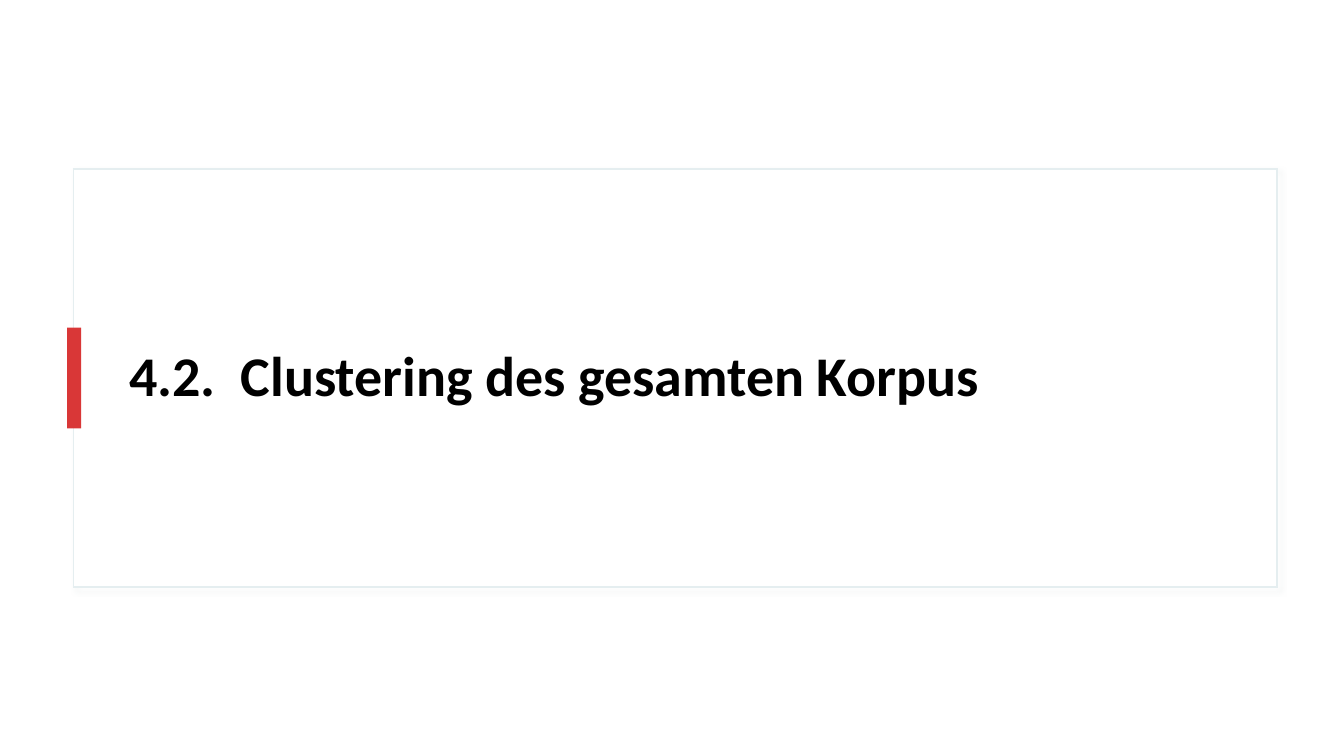
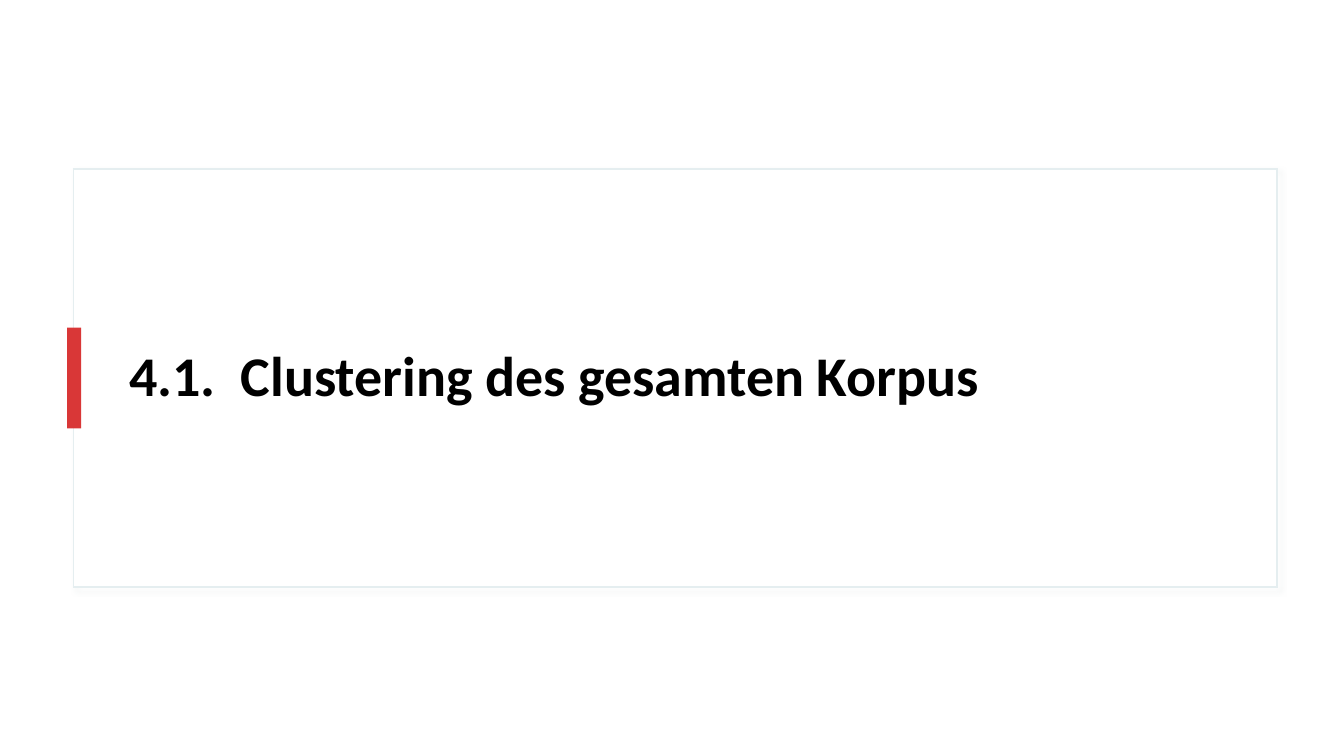
Before and after one commit to realjanpaulus/clusterpoems, a slide deck: slide 17 of presentation/clustering_presentation.pptx (slide 20 before the commit). Drawn at 1344x756 pixels with LibreOffice and Linux fonts; fonts in the diff are those of the drawing. Boxes give left, top, right and bottom in pixels: in the first picture for what was removed or moved away, otherwise in the second. Text is boxed around its words. In the diff, an @@ line names an element or a change of style, - is before the commit and + after.

```diff
--- a/presentation/clustering_presentation.pptx
+++ b/presentation/clustering_presentation.pptx
@@ title at bbox=[129, 356, 979, 406]: text changed @@
-4.2. Clustering des gesamten Korpus
+4.1. Clustering des gesamten Korpus
```
Also in this commit, not shown: 3 other slides changed, 1 slide removed, 6 other files.
